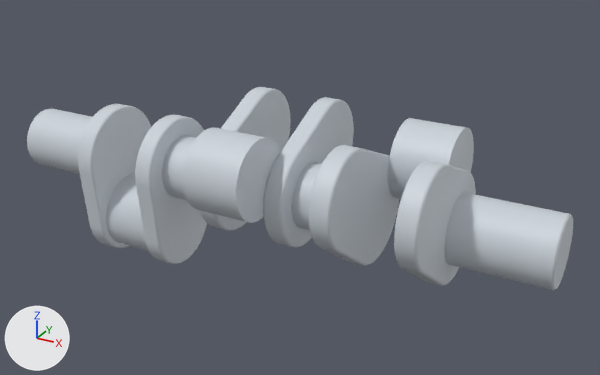
Renders of the glTF model docs/Additional CAD exercise/glb/ax_crankshaft_3.glb from each side of a commit.
Camera for both pictures: a 50 mm lens placed at (666.0, -628.0, 320.0), pointed at (309.0, 20.0, -4.0). The axes (+X, +Y, +Z) are drawn at lower left. The lights are the same throughout. The first picture is the older version. Vertices at exactly the same position are counted once.

Before the edit, the objects in view are built like this:
```python
me_crankshaft = bpy.data.meshes.new('crankshaft')
me_crankshaft.from_pydata(...)  # 47988 vertices, 95200 faces; spans x 0.0..565.0, y -99.0..99.0, z -108.0..76.0
me_crankshaft.materials.append(mat_defaultmaterial)
ob_crankshaft = bpy.data.objects.new('crankshaft', me_crankshaft)
ob_crankshaft.location = (0.0, 0.0, 0.0)
```
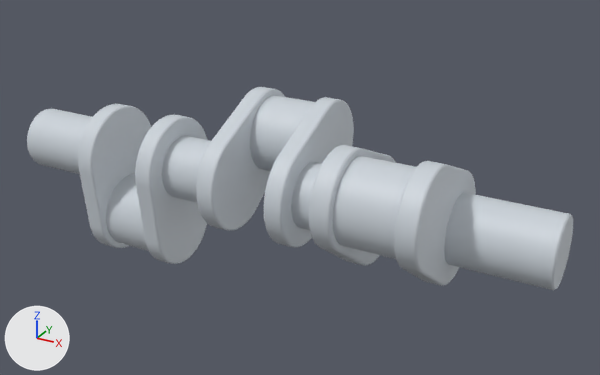
Pixel boxes (x1, y1, x2, y2) of what changed, in the pictures (600 x 375 px):
part 1 of me_crankshaft, cut back
    before: (183, 102, 281, 242)
    after: (199, 92, 315, 242)
part 2 of me_crankshaft, reshaped
    before: (340, 118, 474, 266)
    after: (331, 151, 416, 266)

Patch to the scene script:
```diff
--- a/docs/Additional CAD exercise/glb/ax_crankshaft_3.glb.py
+++ b/docs/Additional CAD exercise/glb/ax_crankshaft_3.glb.py
@@ me_crankshaft @@
 # used by ob_crankshaft; location = (0.0, 0.0, 0.0)
-me_crankshaft.from_pydata(...)  # 47988 vertices, 95200 faces; spans x 0.0..565.0, y -99.0..99.0, z -108.0..76.0
+me_crankshaft.from_pydata(...)  # 52704 vertices, 105404 faces; spans x 0.0..565.0, y -99.0..99.0, z -108.0..76.0
+# me_crankshaft part 1: 153 vertices moved within x 253.0..312.0, y -50.0..27.0, z -50.0..45.0; 1389 vertices removed from x 253.0..312.0, y -93.0..27.0, z -51.0..70.0; 3749 vertices added at x 253.0..312.0, y -51.0..93.0, z -51.0..70.0
+# me_crankshaft part 2: 145 vertices moved within x 399.0..458.0, y -27.0..50.0, z -50.0..45.0; 1386 vertices removed from x 399.0..458.0, y -27.0..93.0, z -51.0..70.0; 3742 vertices added at x 399.0..458.0, y -93.0..51.0, z -51.0..70.0
 me_crankshaft.materials.append(mat_defaultmaterial)
```
